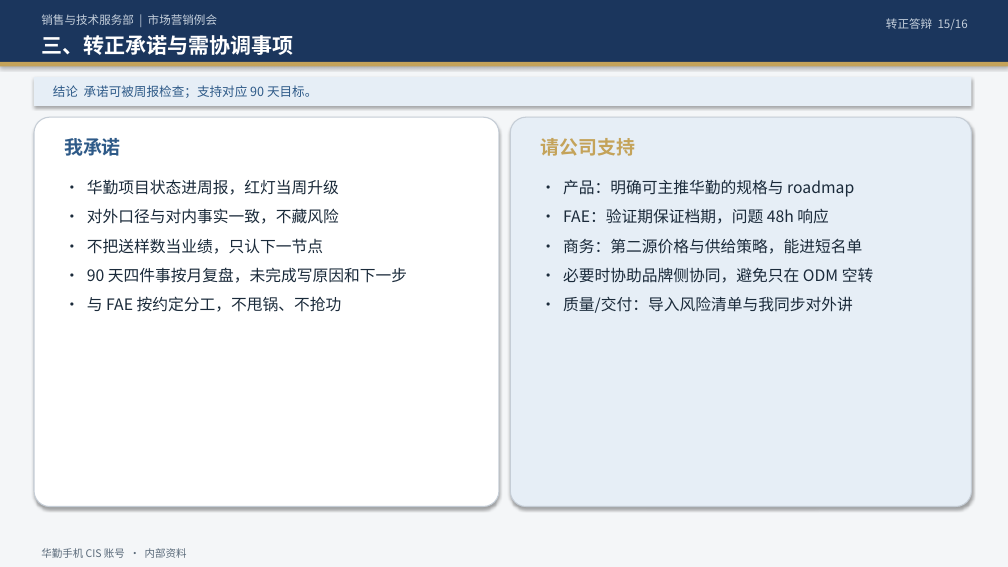
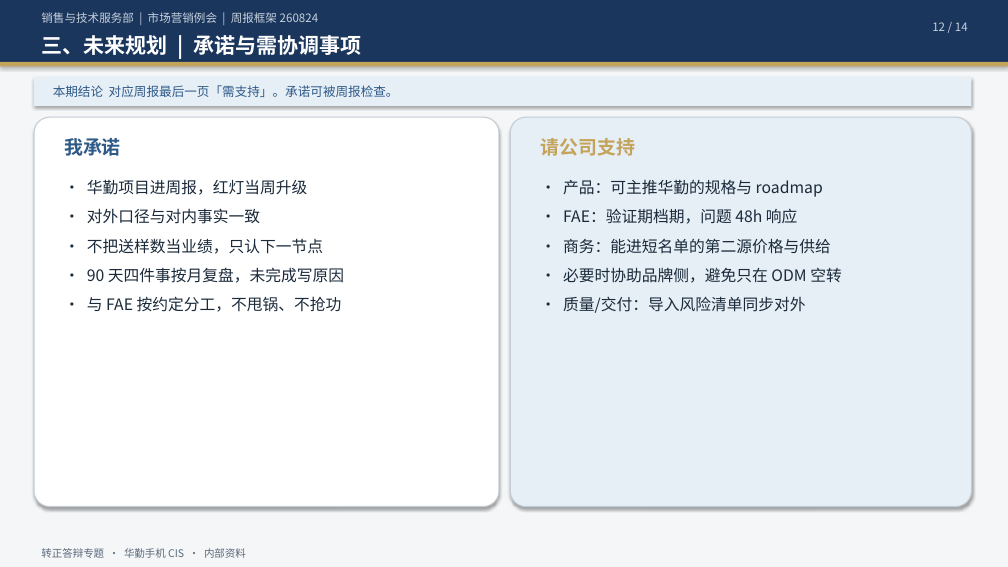
Before and after one commit to ChrisXiaoSu/git20260729, a slide deck: slide 12 of CIS销售经理-华勤手机业务-转正答辩.pptx (slide 15 before the commit). Drawn at 1008x567 pixels with LibreOffice and Linux fonts; fonts in the diff are those of the drawing. Boxes give left, top, right and bottom in pixels: in the first picture for what was removed or moved away, otherwise in the second. Text is boxed around its words. In the diff, an @@ line names an element or a change of style, - is before the commit and + after.

```diff
--- a/CIS销售经理-华勤手机业务-转正答辩.pptx
+++ b/CIS销售经理-华勤手机业务-转正答辩.pptx
@@ text at box(41, 12, 319, 23): text changed @@
-销售与技术服务部 | 市场营销例会
+销售与技术服务部 | 市场营销例会 | 周报框架 260824
@@ text at box(932, 22, 968, 31): text changed @@
-转正答辩 15/16
+12 / 14
@@ text at box(41, 35, 361, 55): text changed @@
-三、转正承诺与需协调事项
+三、未来规划 | 承诺与需协调事项
@@ text at box(53, 85, 399, 97): text changed @@
-结论 承诺可被周报检查；支持对应 90 天目标。
+本期结论 对应周报最后一页「需支持」。承诺可被周报检查。
@@ text at box(87, 179, 307, 224): text changed @@
-· 华勤项目状态进周报，红灯当周升级
-· 对外口径与对内事实一致，不藏风险
+· 华勤项目进周报，红灯当周升级
+· 对外口径与对内事实一致
@@ text at box(563, 180, 841, 313): text changed @@
-· 产品：明确可主推华勤的规格与 roadmap
-· FAE：验证期保证档期，问题 48h 响应
-· 商务：第二源价格与供给策略，能进短名单
-· 必要时协助品牌侧协同，避免只在 ODM 空转
-· 质量/交付：导入风险清单与我同步对外讲
+· 产品：可主推华勤的规格与 roadmap
+· FAE：验证期档期，问题 48h 响应
+· 商务：能进短名单的第二源价格与供给
+· 必要时协助品牌侧，避免只在 ODM 空转
+· 质量/交付：导入风险清单同步对外
@@ text at box(87, 267, 344, 283): text changed @@
-· 90 天四件事按月复盘，未完成写原因和下一步
+· 90 天四件事按月复盘，未完成写原因
@@ text at box(41, 548, 246, 558): text changed @@
-华勤手机 CIS 账号 · 内部资料
+转正答辩专题 · 华勤手机 CIS · 内部资料
```
Also in this commit, not shown: 11 other slides changed, 2 slides added, 4 slides removed, 3 other files.
